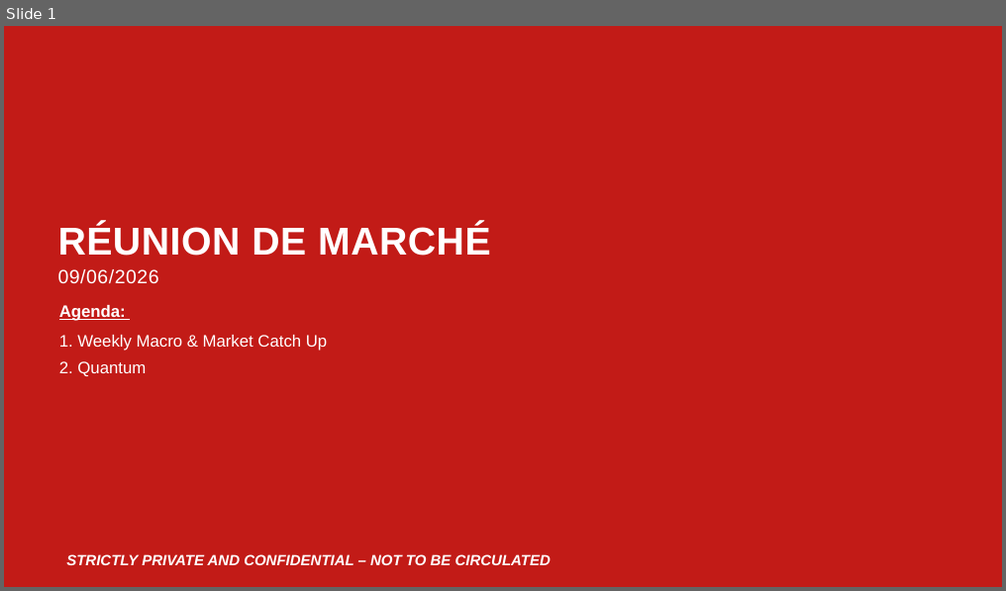
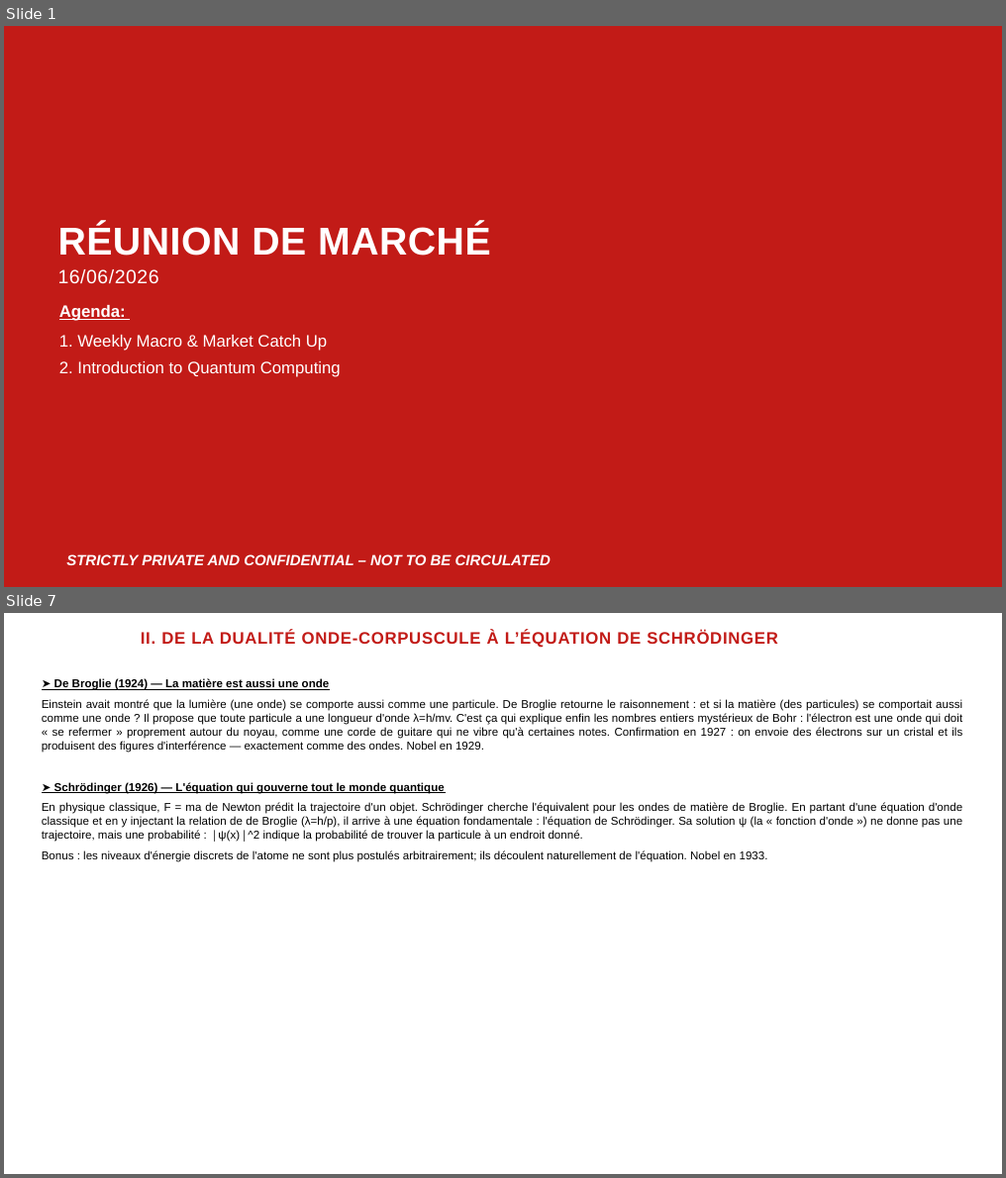
Before and after one commit to yessinemx/Quantum-Computing, a slide deck: Réunion de marché 16062026.pptx. Shown one above the other, each under a label of ours: slide 1 before the commit, slides 1 and 7 after it; the slides between them are not shown. The pictures are 1006x591 and 1006x1178 pixels, drawn with LibreOffice and Linux fonts; fonts in the diff are those of the drawing; background and template pictures are left out. Boxes give left, top, right and bottom in pixels: in the first picture for what was removed or moved away, otherwise in the second. Text is boxed around its words. In the diff, an @@ line names an element or a change of style, - is before the commit and + after.

```diff
--- a/Réunion de marché 16062026.pptx
+++ b/Réunion de marché 16062026.pptx
@@ slide 7 added at box(4, 613, 1002, 1174), background #FFFFFF @@
@@ title added at box(141, 631, 778, 648), 16 pt, text #C21B17, bold @@
+II. DE LA DUALITÉ ONDE-CORPUSCULE À L’ÉQUATION DE SCHRÖDINGER
@@ text added at box(42, 678, 963, 862), 11 pt, text #000000 @@
+➤ De Broglie (1924) — La matière est aussi une onde
+Einstein avait montré que la lumière (une onde) se comporte aussi comme une particule. De Broglie retourne le raisonnement : et si la matière (des particules) se comportait aussi comme une onde ? Il propose que toute particule a une longueur d'onde λ=h/mv. C'est ça qui explique enfin les nombres entiers mystérieux de Bohr : l'électron est une onde qui doit « se refermer » proprement autour du noyau, comme une corde de guitare qui ne vibre qu'à certaines notes. Confirmation en 1927 : on envoie des électrons sur un cristal et ils produisent des figures d'interférence — exactement comme des ondes. Nobel en 1929.
+➤ Schrödinger (1926) — L'équation qui gouverne tout le monde quantique
+En physique classique, F = ma de Newton prédit la trajectoire d'un objet. Schrödinger cherche l'équivalent pour les ondes de matière de Broglie. En partant d'une équation d'onde classique et en y injectant la relation de de Broglie (λ=h/p), il arrive à une équation fondamentale : l'équation de Schrödinger. Sa solution ψ (la « fonction d'onde ») ne donne pas une trajectoire, mais une probabilité : ∣ψ(x)∣^2 indique la probabilité de trouver la particule à un endroit donné.
+Bonus : les niveaux d'énergie discrets de l'atome ne sont plus postulés arbitrairement; ils découlent naturellement de l'équation. Nobel en 1933.
@@ slide 1 changed as well @@
@@ text at box(58, 270, 159, 284): text changed @@
-09/06/2026
+16/06/2026
@@ text at box(59, 362, 341, 377): text changed @@
-2. Quantum
+2. Introduction to Quantum Computing
```
Also in this commit, not shown: 1 other slide changed, 14 other slides added.
